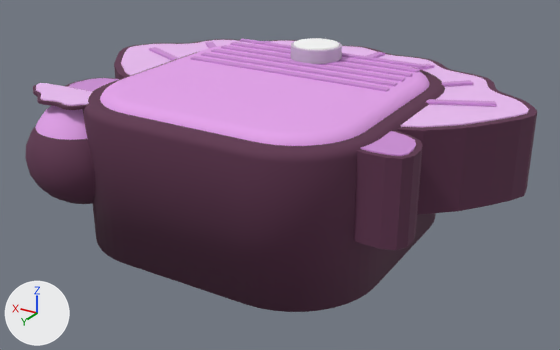
Before and after pictures for a commit that changed the FBX model assets/skins/roblox/corpo/individual/body_concha.fbx.
Rendered twice from a camera (50 mm lens) standing at (-5.11, 8.26, 3.83) and looking at (-0.08, -0.12, -0.36). The lights are fixed; the arrows at lower left show +X, +Y and +Z. The first picture is the older version. Where no turn or scale is listed for an object, it has been applied to the vertices.

Names of what the first picture shows: 'body_concha_corpo', 'body_concha_mao'.
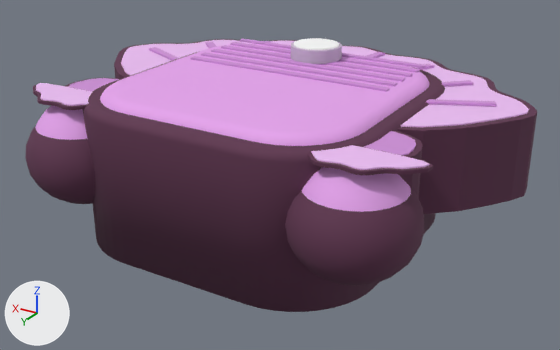
Edits to the bpy script that builds the scene:
```text
Add me_body_concha_mao_esq_001:
    me_body_concha_mao_esq_001.from_pydata(...)  # 676 vertices, 1336 faces; spans x -0.8..0.8, y -0.75..0.75, z -0.77..0.69
    me_body_concha_mao_esq_001.materials.append(mat_corpo_palette)  # picture img_corpo_palette_png
Add ob_body_concha_mao_esq:
    ob_body_concha_mao_esq = bpy.data.objects.new('body_concha_mao_esq', me_body_concha_mao_esq_001)
    ob_body_concha_mao_esq.location = (-1.95, 1.45, 0.2)
```

Changed parts and their boxes [x1, y1, x2, y2] in the pictures (560 x 350 px):
'body_concha_mao_esq', added (purple): after [285, 145, 434, 286]
